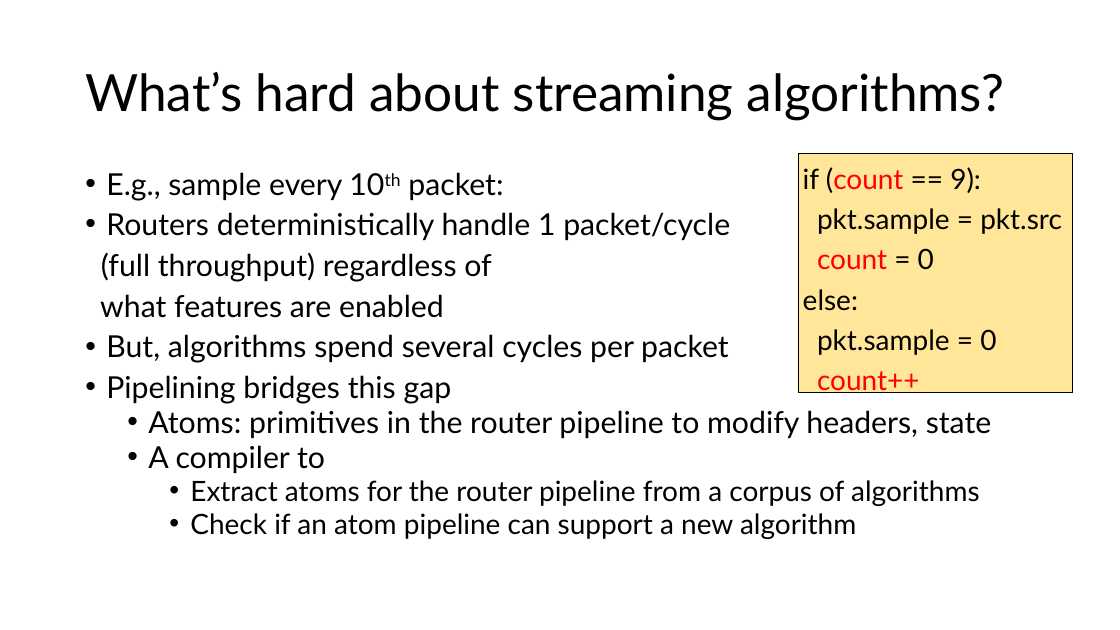
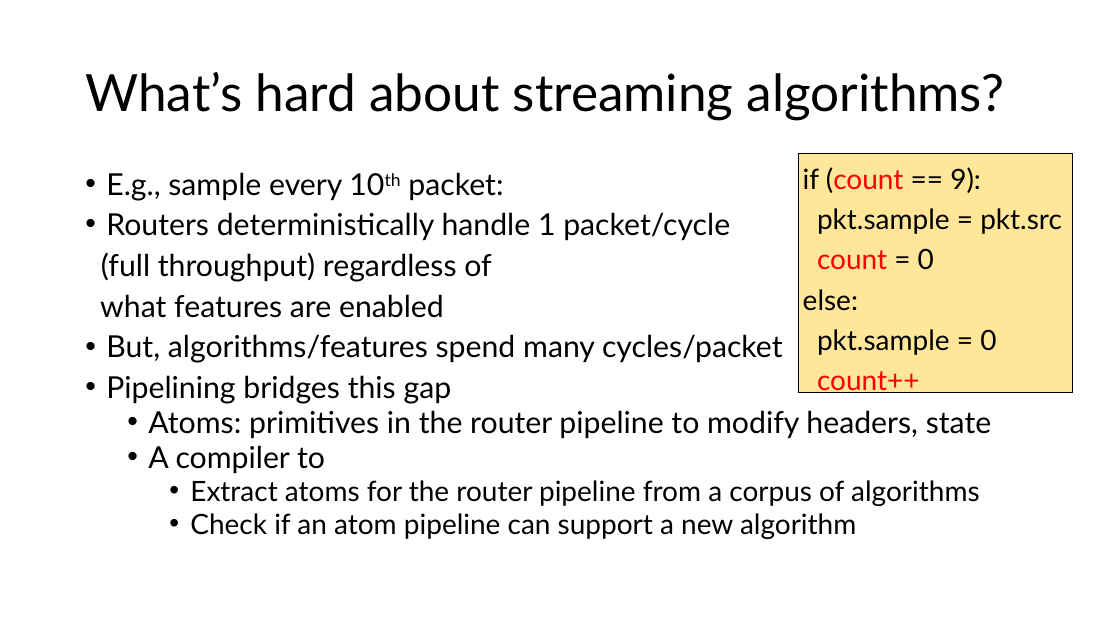
Before and after one commit to anirudhSK/pifo-domino-marple-ppts, a slide deck: slide 10 of combined_domino_pifo.pptx. Drawn at 1120x630 pixels with LibreOffice and Linux fonts; fonts in the diff are those of the drawing. Boxes give left, top, right and bottom in pixels: in the first picture for what was removed or moved away, otherwise in the second. Text is boxed around its words. In the diff, an @@ line names an element or a change of style, - is before the commit and + after.

Commit message:
Slight tweaks

```diff
--- a/combined_domino_pifo.pptx
+++ b/combined_domino_pifo.pptx
@@ text at [106, 334, 783, 363]: text changed @@
-• But, algorithms spend several cycles per packet
+• But, algorithms/features spend many cycles/packet
```
